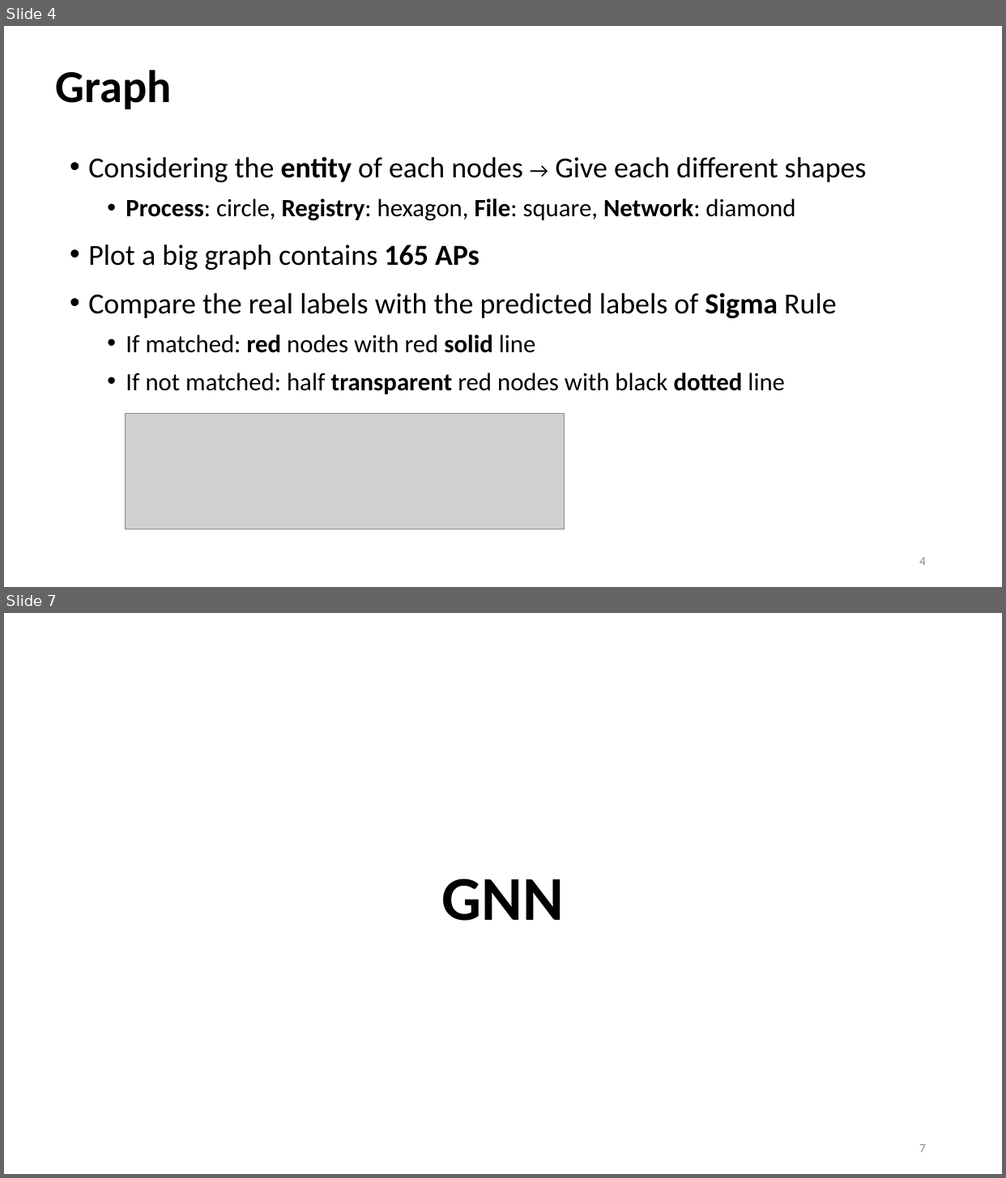
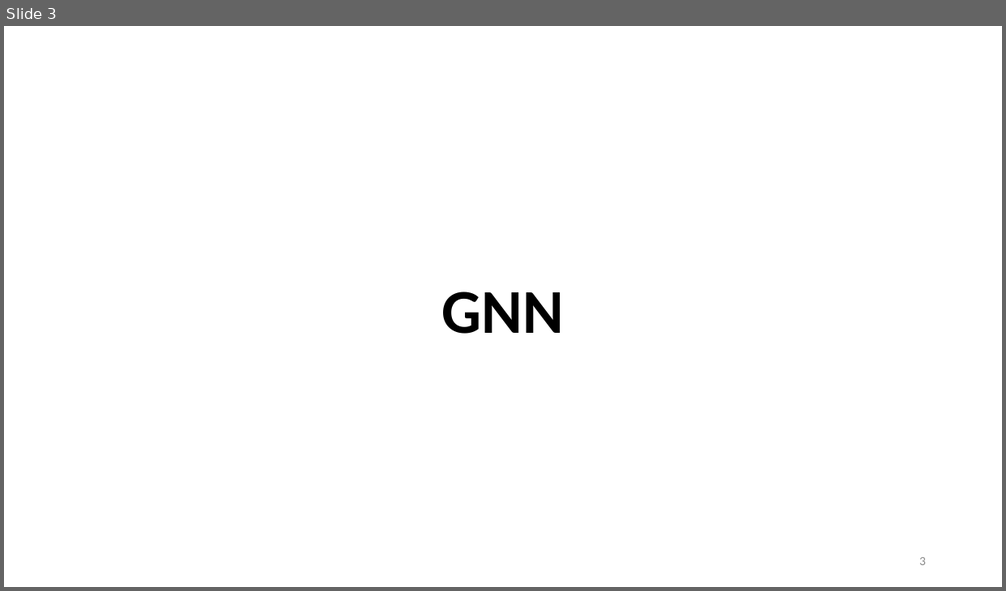
Before and after one commit to Bai1026/Intern-IIS, a slide deck: Meeting/Presentation_0816.pptx. Shown one above the other, each under a label of ours: slides 4 and 7 before the commit, slide 3 after it; the slides between them are not shown. The pictures are 1006x1178 and 1006x591 pixels, drawn with LibreOffice and Linux fonts; fonts in the diff are those of the drawing; grey boxes stand for pictures. Boxes give left, top, right and bottom in pixels: in the first picture for what was removed or moved away, otherwise in the second. Text is boxed around its words. In the diff, an @@ line names an element or a change of style, - is before the commit and + after.

```diff
--- a/Meeting/Presentation_0816.pptx
+++ b/Meeting/Presentation_0816.pptx
@@ slide 4 removed at (4, 26, 1002, 587), background #FFFFFF @@
@@ title removed at (56, 70, 172, 109) @@
-Graph
@@ text removed at (88, 156, 867, 395) @@
-• Considering the entity of each nodes → Give each different shapes
-  • Process: circle, Registry: hexagon, File: square, Network: diamond
-• Plot a big graph contains 165 APs
-• Compare the real labels with the predicted labels of Sigma Rule
-  • If matched: red nodes with red solid line
-  • If not matched: half transparent red nodes with black dotted line
@@ picture removed at (126, 414, 564, 529) @@
@@ page number removed at (919, 557, 926, 565) @@
-4
@@ what was slide 7 is now slide 3 @@
@@ page number at (919, 557, 926, 565): text changed @@
-7
+3
```
Also in this commit, not shown: 5 slides changed, 8 slides added, 4 other slides removed, 20 other files.
